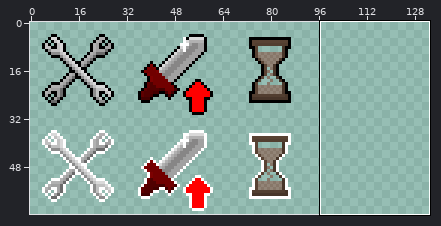
File history of a sprite sheet, Assets/RoomShuffle/Objects/Pickups/Powerups.png. The first picture is a wide view before the edit; the outline marks the close-up.
Close-up. Before the commit:
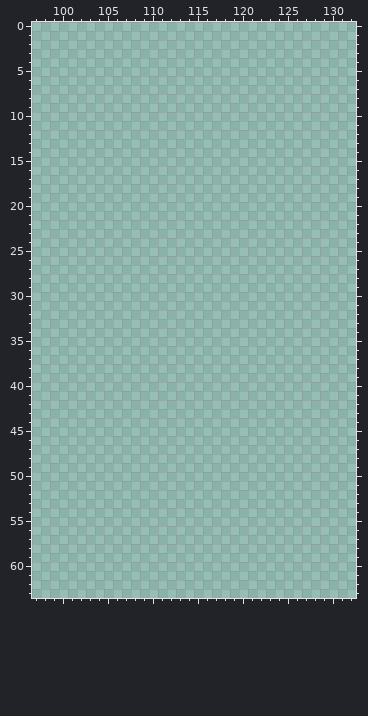
The file is 160x64 pixels. Colours within 5 levels of each other are drawn and written as one. Shown: x 97..132, y 0..63. The wide view leaves out empty margins.
Now the later version:
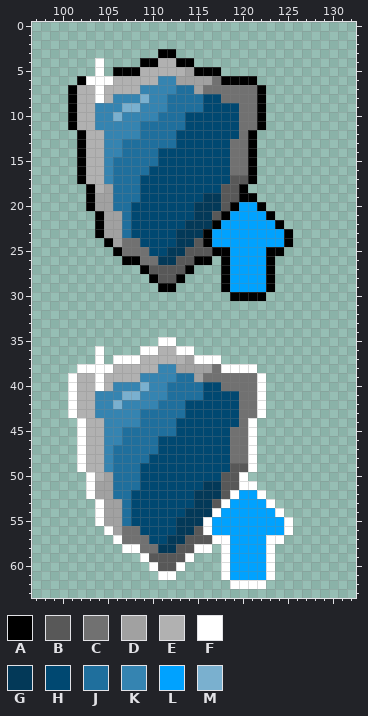
Palette (. is transparent): A #000000  B #585858  C #717171  D #a1a1a1  E #b1b1b1  F #ffffff  G #033958  H #004871  J #1f6f9d  K #3584b1  L #00a2ff  M #7ab0cf
Changes in this commit:
y 3: x 111..112 .. -> AA
y 4: x 104 . -> F; x 109..114 ...... -> AAEEAA
y 5: x 104 . -> F; x 106..117 ............ -> AAAEEEEEDAAA
y 6: x 102..121 .................... -> AFFFEEEEEKKDDDDCAAAA
y 7: x 101..122 ...................... -> AEEFEEEEKKKKJJDCCCCCCA
y 8: x 101..122 ...................... -> AEEFEKKKMKKJJJJHHCCCCA
y 9: x 101..122 ...................... -> AEEKKKMMKKKJJJJHHHHCCA
y 10: x 101..122 ...................... -> AEEKKMKKKKJJJHHHHHHCCA
y 11: x 101..122 ...................... -> AEEKKKKKJJJJJHHHHHHCCA
y 12: x 102..121 .................... -> AEEKKKKJJJJHHHHHHHCA
y 13: x 102..121 .................... -> AEEKKJJJJJJHHHHHHCCA
y 14: x 102..121 .................... -> AEEKKJJJJHHHHHHHHCCA
y 15: x 102..121 .................... -> AEEKJJJJJHHHHHHHHCCA
y 16: x 102..121 .................... -> AEEKJJJJHHHHHHHHHCCA
y 17: x 102..121 .................... -> AEEKJJJHHHHHHHHHHBBA
y 18: x 103..120 .................. -> AEDJJJHHHHHHHHHBBA
y 19: x 103..121 ................... -> ADDJJJHHHHHHHGGBBAA
y 20: x 103..122 .................... -> ADDJJHHHHHHHGGGBALLA
y 21: x 104..123 .................... -> ADDJHHHHHHHGGBALLLLA
y 22: x 104..124 ..................... -> ADDJHHHHHHGGGALLLLLLA
y 23: x 104..125 ...................... -> ADDJHHHHHGGGALLLLLLLLA
y 24: x 105..125 ..................... -> ADCCHHHHGGBALLLLLLLLA
y 25: x 106..124 ................... -> ACCCHHGGBBBAALLLLAA
y 26: x 107..116 .......... -> AACCGGBBAA; x 118..123 ...... -> ALLLLA
y 27: x 109..114 ...... -> ABBBBA; x 118..123 ...... -> ALLLLA
y 28: x 110..113 .... -> ABBA; x 118..123 ...... -> ALLLLA
y 29: x 111..112 .. -> AA; x 118..123 ...... -> ALLLLA
y 30: x 119..122 .... -> AAAA
y 35: x 111..112 .. -> FF
y 36: x 104 . -> F; x 109..114 ...... -> FFEEFF
y 37: x 104 . -> F; x 106..117 ............ -> FFFEEEEEDFFF
y 38: x 102..121 .................... -> FFFFEEEEEKKDDDDCFFFF
y 39: x 101..122 ...................... -> FEEFEEEEKKKKJJDCCCCCCF
y 40: x 101..122 ...................... -> FEEFEKKKMKKJJJJHHCCCCF
y 41: x 101..122 ...................... -> FEEKKKMMKKKJJJJHHHHCCF
y 42: x 101..122 ...................... -> FEEKKMKKKKJJJHHHHHHCCF
y 43: x 101..122 ...................... -> FEEKKKKKJJJJJHHHHHHCCF
y 44: x 102..121 .................... -> FEEKKKKJJJJHHHHHHHCF
y 45: x 102..121 .................... -> FEEKKJJJJJJHHHHHHCCF
y 46: x 102..121 .................... -> FEEKKJJJJHHHHHHHHCCF
y 47: x 102..121 .................... -> FEEKJJJJJHHHHHHHHCCF
y 48: x 102..121 .................... -> FEEKJJJJHHHHHHHHHCCF
y 49: x 102..121 .................... -> FEEKJJJHHHHHHHHHHBBF
y 50: x 103..120 .................. -> FEDJJJHHHHHHHHHBBF
y 51: x 103..121 ................... -> FDDJJJHHHHHHHGGBBFF
y 52: x 103..122 .................... -> FDDJJHHHHHHHGGGBFLLF
y 53: x 104..123 .................... -> FDDJHHHHHHHGGBFLLLLF
y 54: x 104..124 ..................... -> FDDJHHHHHHGGGFLLLLLLF
y 55: x 104..125 ...................... -> FDDJHHHHHGGGFLLLLLLLLF
y 56: x 105..125 ..................... -> FDCCHHHHGGBFLLLLLLLLF
y 57: x 106..124 ................... -> FCCCHHGGBBBFFLLLLFF
y 58: x 107..116 .......... -> FFCCGGBBFF; x 118..123 ...... -> FLLLLF
y 59: x 109..114 ...... -> FBBBBF; x 118..123 ...... -> FLLLLF
y 60: x 110..113 .... -> FBBF; x 118..123 ...... -> FLLLLF
y 61: x 111..112 .. -> FF; x 118..123 ...... -> FLLLLF
y 62: x 119..122 .... -> FFFF
Boxes around the changes in both close-ups, in picture pixels (x1, y1, x2, y2):
added: (68, 49, 293, 301)
added: (68, 337, 293, 589)
